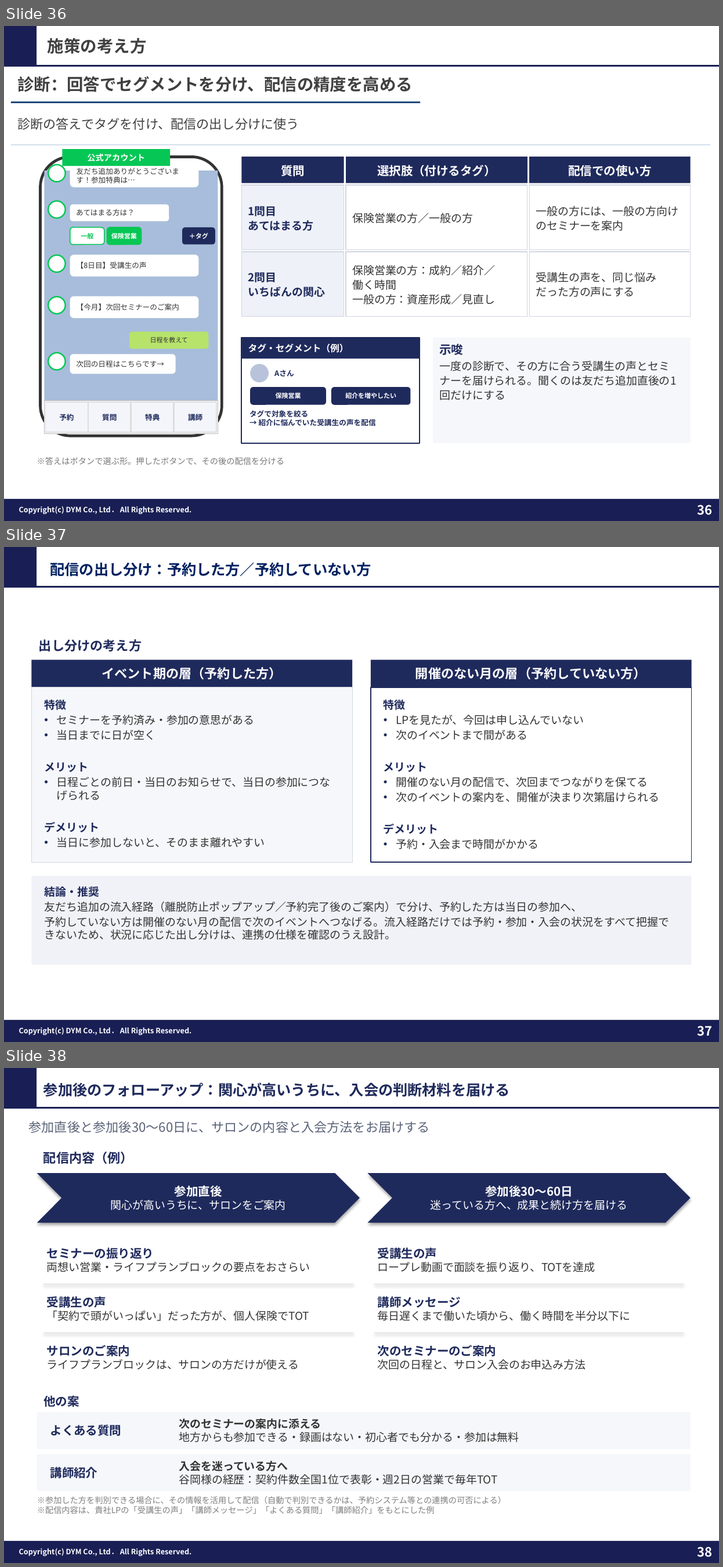
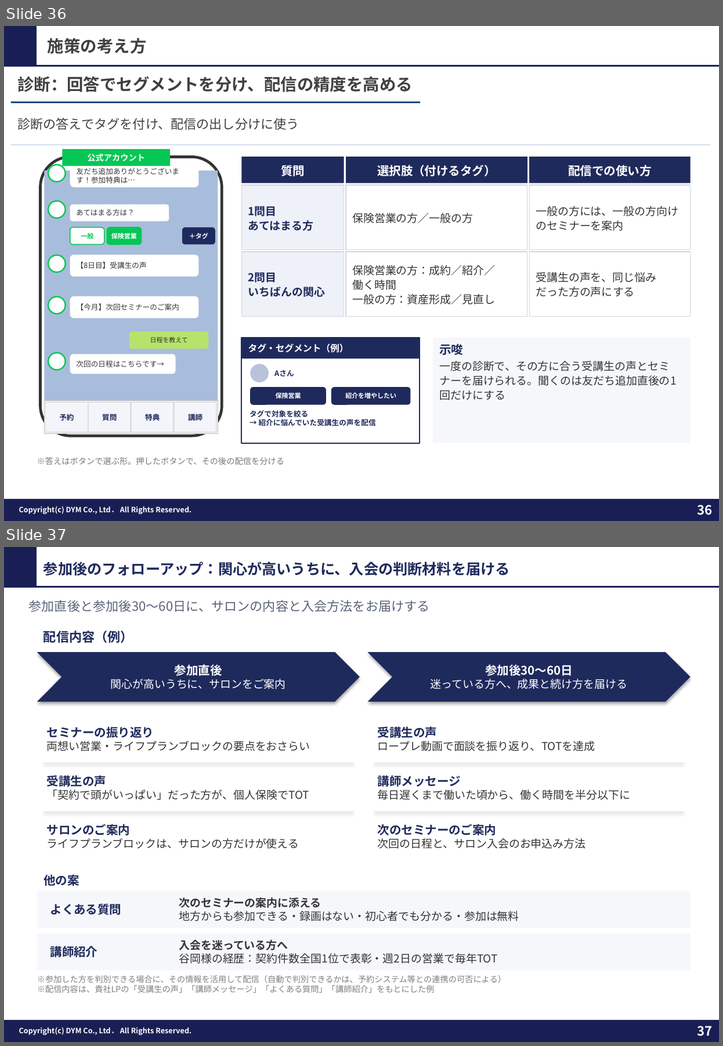
Before and after one commit to tonomura-r-dev/folder, a slide deck: 202610_株式会社すなおコンサルティング御中_LINE公式アカウント運用のご提案_ver7.3.pptx. Shown one above the other, each under a label of ours: slides 36, 37 and 38 before the commit, slides 36 and 37 after it. The pictures are 723x1567 and 723x1046 pixels, drawn with LibreOffice and Linux fonts; fonts in the diff are those of the drawing; background and template pictures are left out. Boxes give left, top, right and bottom in pixels: in the first picture for what was removed or moved away, otherwise in the second. Text is boxed around its words. In the diff, an @@ line names an element or a change of style, - is before the commit and + after.

```diff
--- a/202610_株式会社すなおコンサルティング御中_LINE公式アカウント運用のご提案_ver7.3.pptx
+++ b/202610_株式会社すなおコンサルティング御中_LINE公式アカウント運用のご提案_ver7.3.pptx
@@ slide 37 removed at bbox=[4, 547, 719, 1042], background #FFFFFF; not listed: 5 template elements that a slide beside it also shows @@
@@ text removed at bbox=[50, 562, 371, 577] @@
-配信の出し分け：予約した方／予約していない方
@@ text removed at bbox=[39, 639, 141, 651] @@
-出し分けの考え方
@@ rectangle removed at bbox=[32, 660, 353, 687] @@
-イベント期の層（予約した方）
@@ rectangle removed at bbox=[371, 660, 691, 687] @@
-開催のない月の層（予約していない方）
@@ rectangle removed at bbox=[32, 687, 353, 863] @@
-特徴
-• セミナーを予約済み・参加の意思がある
-• 当日までに日が空く
-メリット
-• 日程ごとの前日・当日のお知らせで、当日の参加につなげられる
-デメリット
-• 当日に参加しないと、そのまま離れやすい
@@ rectangle removed at bbox=[371, 687, 691, 863] @@
-特徴
-• LPを見たが、今回は申し込んでいない
-• 次のイベントまで間がある
-メリット
-• 開催のない月の配信で、次回までつながりを保てる
-• 次のイベントの案内を、開催が決まり次第届けられる
-デメリット
-• 予約・入会まで時間がかかる
@@ rectangle removed at bbox=[32, 876, 691, 965] @@
-結論・推奨
-友だち追加の流入経路（離脱防止ポップアップ／予約完了後のご案内）で分け、予約した方は当日の参加へ、
-予約していない方は開催のない月の配信で次のイベントへつなげる。流入経路だけでは予約・参加・入会の状況をすべて把握できないため、状況に応じた出し分けは、連携の仕様を確認のうえ設計。
@@ what was slide 38 is now slide 37 @@
@@ page number at bbox=[697, 1025, 712, 1036]: text changed @@
-38
+37
```
Also in this commit, not shown: 2 other files.
